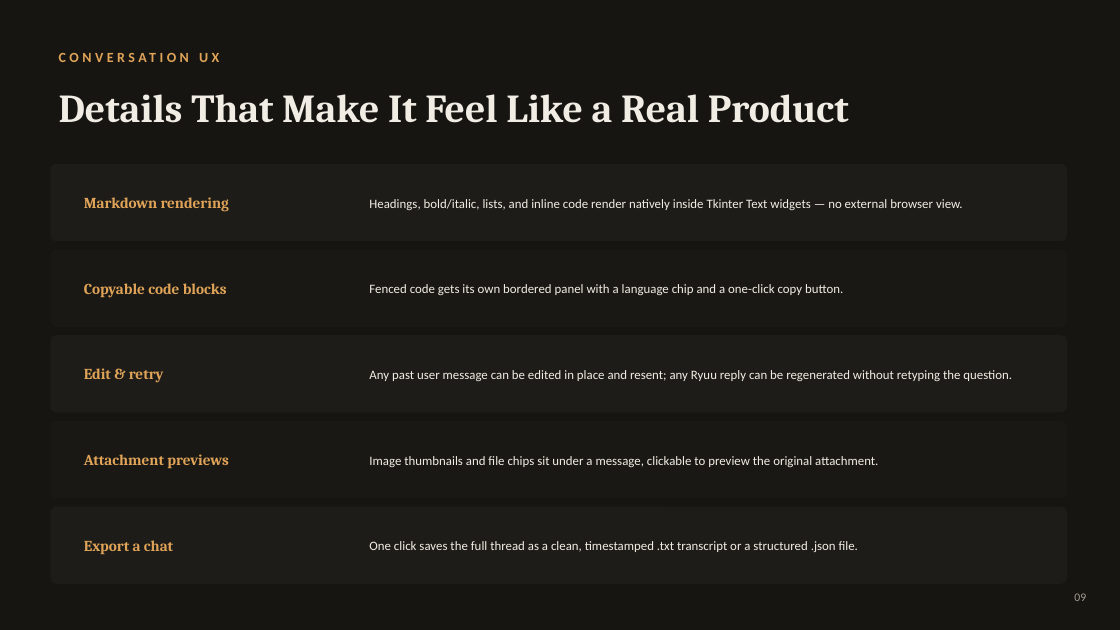
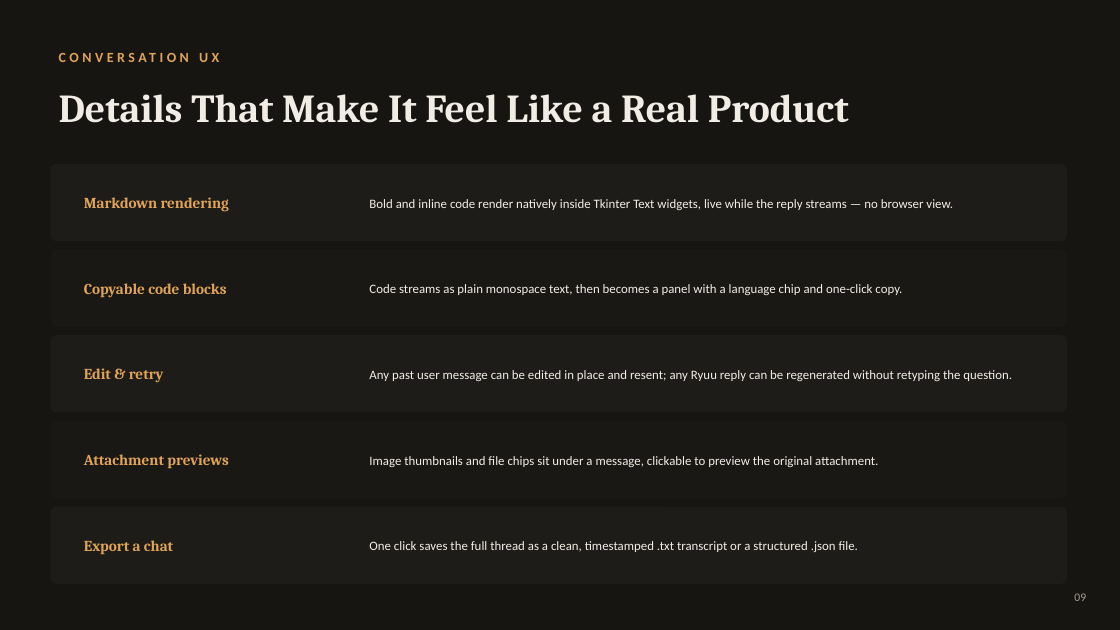
Before and after one commit to Adithya210207/ryuu-explainer-ai, a slide deck: slide 9 of Ryuu_Documentary.pptx. Drawn at 1120x630 pixels with LibreOffice and Linux fonts; fonts in the diff are those of the drawing. Boxes give left, top, right and bottom in pixels: in the first picture for what was removed or moved away, otherwise in the second. Text is boxed around its words. In the diff, an @@ line names an element or a change of style, - is before the commit and + after.

```diff
--- a/Ryuu_Documentary.pptx
+++ b/Ryuu_Documentary.pptx
@@ text at bbox=[369, 199, 953, 210]: text changed @@
-Headings, bold/italic, lists, and inline code render natively inside Tkinter Text widgets — no external browser view.
+Bold and inline code render natively inside Tkinter Text widgets, live while the reply streams — no browser view.
@@ text at bbox=[369, 284, 902, 295]: text changed @@
-Fenced code gets its own bordered panel with a language chip and a one-click copy button.
+Code streams as plain monospace text, then becomes a panel with a language chip and one-click copy.
```
Also in this commit, not shown: 10 other slides changed, 2 other files.
